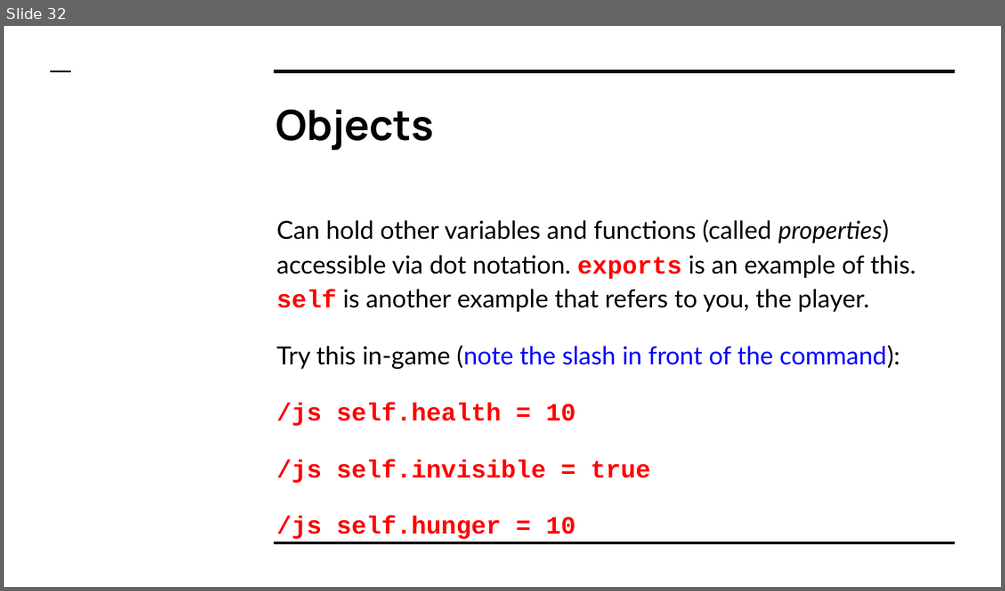
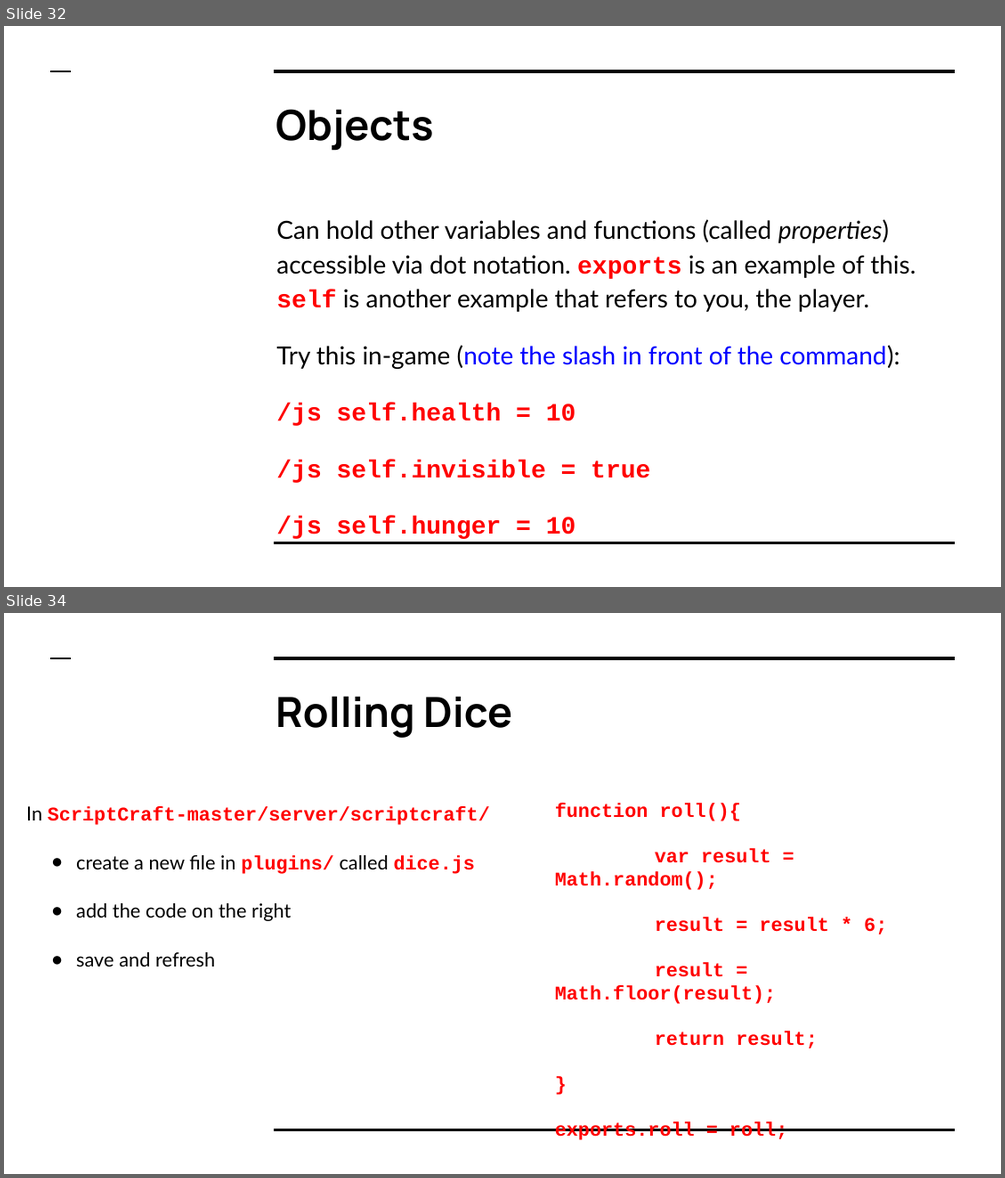
Before and after one commit to LetsCodeBlacksburg/ScriptCraft, a slide deck: slides/ScriptCraft- Day 01 (Getting Started).pptx. Shown one above the other, each under a label of ours: slide 32 before the commit, slides 32 and 34 after it; the slides between them are not shown. The pictures are 1005x591 and 1005x1178 pixels, drawn with LibreOffice and Linux fonts; fonts in the diff are those of the drawing; background and template pictures are left out. Boxes give left, top, right and bottom in pixels: in the first picture for what was removed or moved away, otherwise in the second. Text is boxed around its words. In the diff, an @@ line names an element or a change of style, - is before the commit and + after.

```diff
--- a/slides/ScriptCraft- Day 01 (Getting Started).pptx
+++ b/slides/ScriptCraft- Day 01 (Getting Started).pptx
@@ slide 34 added at (4, 613, 1001, 1174), background picture (left out); not listed: 3 template elements that a slide beside it also shows @@
@@ title added at (275, 696, 512, 738), 30 pt, text #000000, bold @@
+Rolling Dice
@@ text added at (26, 806, 490, 966), 14 pt, text #000000 @@
+In ScriptCraft-master/server/scriptcraft/
+● create a new file in plugins/ called dice.js
+● add the code on the right
+● save and refresh
@@ text added at (555, 803, 887, 1140), 14 pt, text #FF0000, bold @@
+function roll(){
+var result = Math.random();
+result = result * 6;
+result = Math.floor(result);
+return result;
+}
+exports.roll = roll;
```
Also in this commit, not shown: 16 other slides added, 1 other file.
